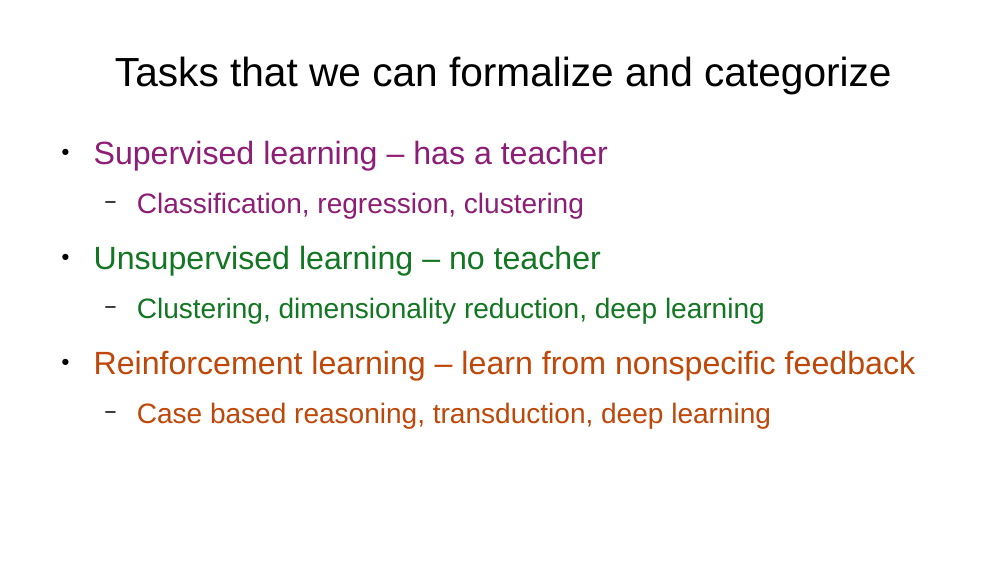
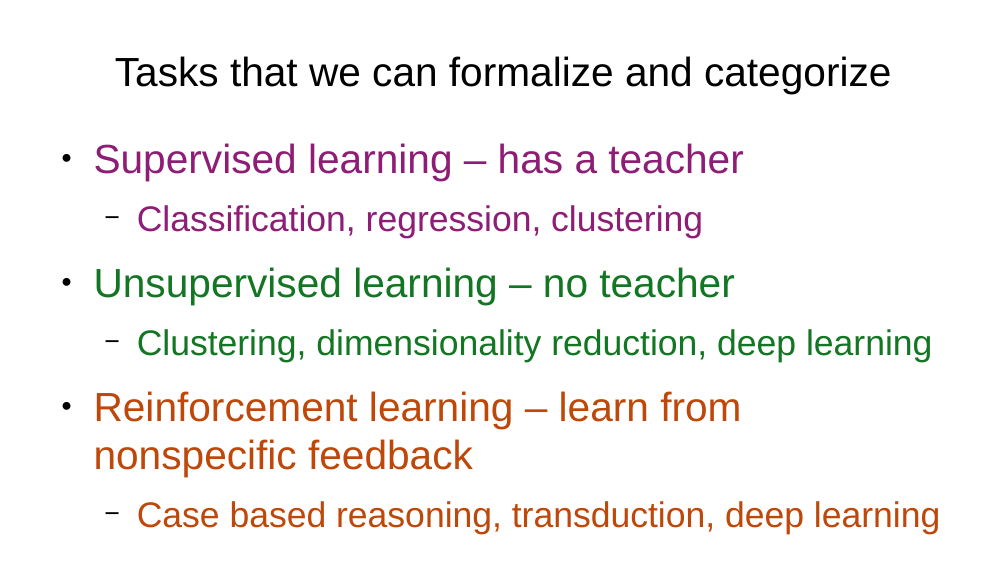
Before and after one commit to VitaT/DM-course-2019, a slide deck: slide 5 of slides/Week2.pptx. Drawn at 1008x567 pixels with LibreOffice and Linux fonts; fonts in the diff are those of the drawing. Boxes give left, top, right and bottom in pixels: in the first picture for what was removed or moved away, otherwise in the second. Text is boxed around its words. In the diff, an @@ line names an element or a change of style, - is before the commit and + after.

```diff
--- a/slides/Week2.pptx
+++ b/slides/Week2.pptx
@@ text "Supervised learning – has a ..." at [94, 143, 940, 535]: size 25.3 to 32 pt in "Supervised learning – has a teacher", "Unsupervised learning – no teacher", "Reinforcement learning – learn from nonspecific feedback"; size 22.1 to 28 pt in "Classification, regression, clustering", "Clustering, dimensionality reduction, deep learning", "Case based reasoning, transduction, deep learning" @@
```
Also in this commit, not shown: 18 other slides changed, 1 other file.
